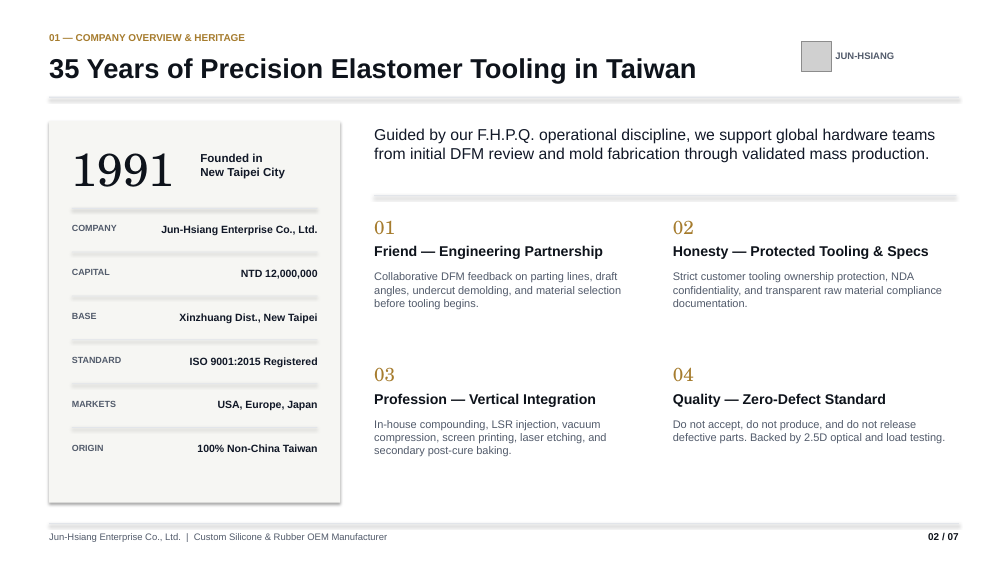
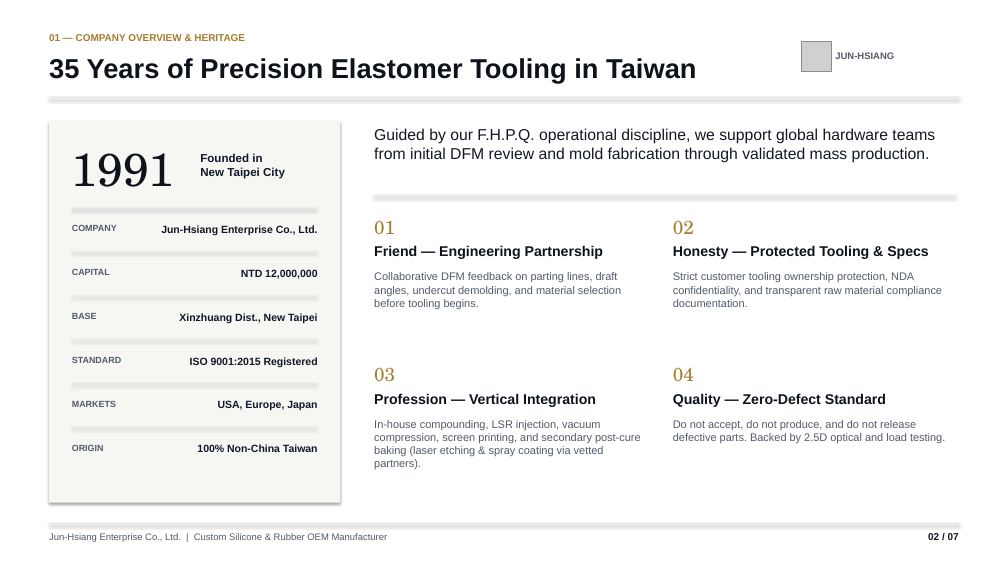
Before and after one commit to Andy-Hsu0127/jun-hsiang-web, a slide deck: slide 2 of pdf/en/Jun-Hsiang-Enterprise-Company-Profile-EN.pptx. Drawn at 1008x567 pixels with LibreOffice and Linux fonts; fonts in the diff are those of the drawing; grey boxes stand for pictures. Boxes give left, top, right and bottom in pixels: in the first picture for what was removed or moved away, otherwise in the second. Text is boxed around its words. In the diff, an @@ line names an element or a change of style, - is before the commit and + after.

Commit message:
fix(deck): align EN/ZH/JA Company Profiles strictly with factory-verified capabilities (partner laser/coating, 4-stage QA, remove IP67/IP68/COC/durability claims)

```diff
--- a/pdf/en/Jun-Hsiang-Enterprise-Company-Profile-EN.pptx
+++ b/pdf/en/Jun-Hsiang-Enterprise-Company-Profile-EN.pptx
@@ text at [374, 420, 641, 469]: text changed @@
-In-house compounding, LSR injection, vacuum compression, screen printing, laser etching, and secondary post-cure baking.
+In-house compounding, LSR injection, vacuum compression, screen printing, and secondary post-cure baking (laser etching & spray coating via vetted partners).
```
Also in this commit, not shown: 2 other slides changed, 7 other files.
